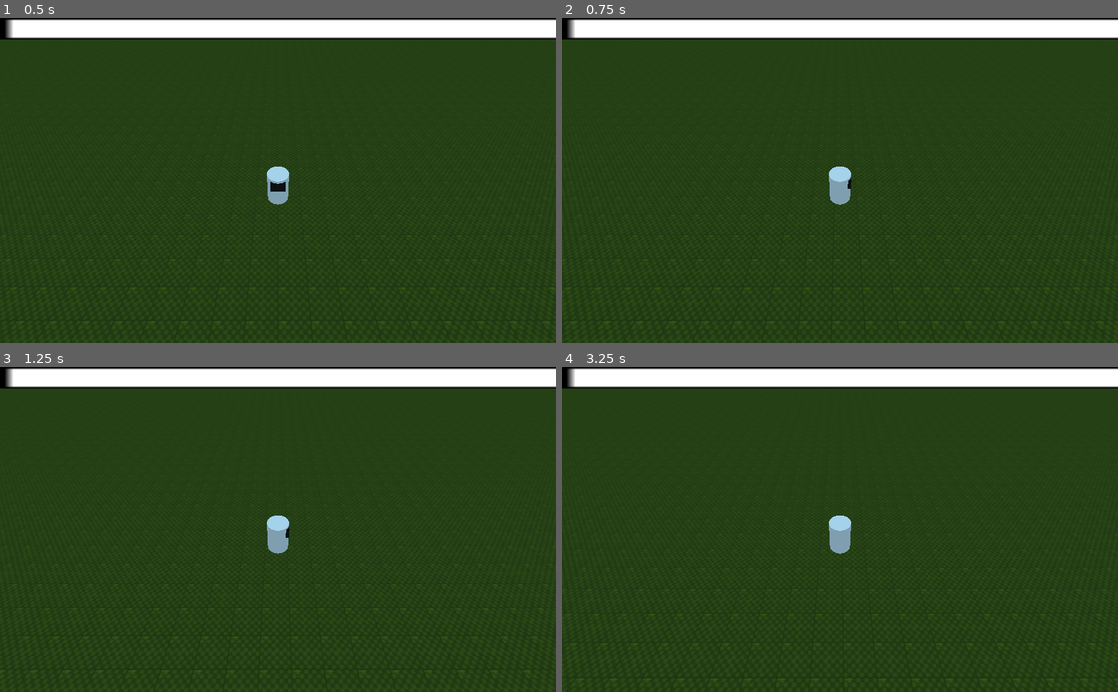
Above: before the commit, frames 1-4 (two rows, left to right).
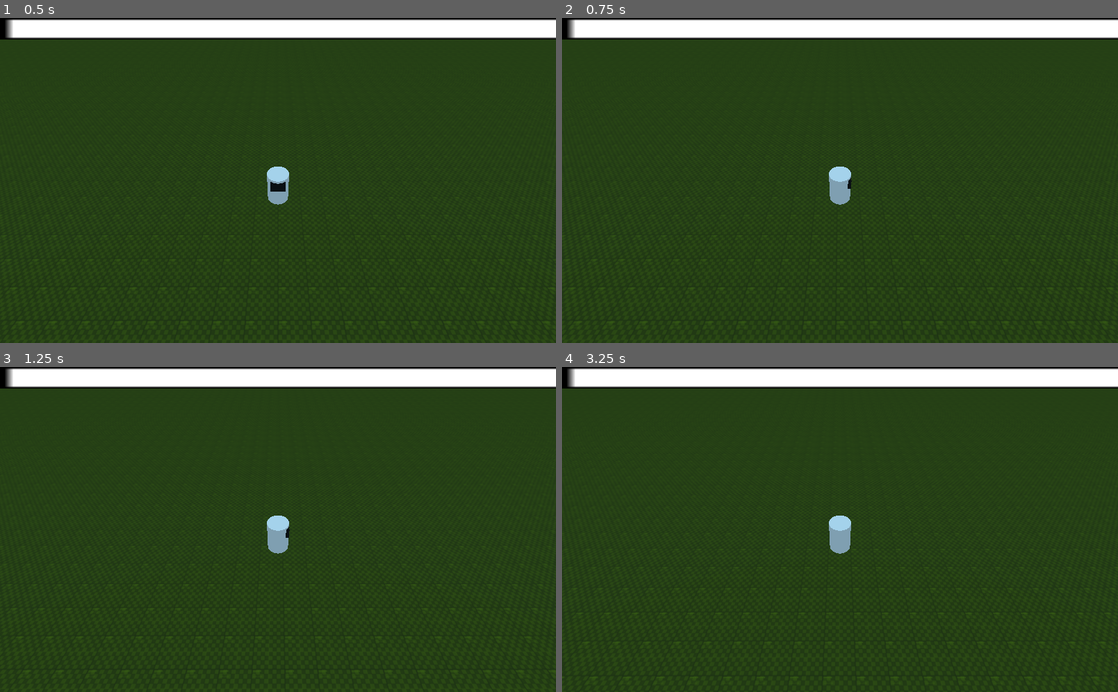
Above: after the commit, the same moments.

Repository: nwallenfang/emberguard
Game: Godot game, scene res://Prototyping/TestLevel.tscn
Two runs of this game, one before a commit and one after it. Both use one fixed random seed, a clock stepped at 60 frames per second and the inputs below.
Inputs:
- Up to frame 1 (0.5 s): no input
- Up to frame 2 (0.75 s): tap Enter at 0.5 s; hold D (move_right) from 0.53 s (still down)
- Up to frame 3 (1.25 s): keep holding D (move_right)
- Up to frame 4 (3.25 s): release D (move_right) at 1.28 s; hold S (move_back) 1.28-2.03 s; hold D (move_right) 2.03-2.78 s; hold W (move_forward) from 2.78 s (still down)

Frame 1 is identical in both runs. In frame 2, 0.2% of the frame differs, in the area x 0-100%, y 55-95%; in frame 3, 0.1%; in frame 4, 0.4%, in the area x 0-100%, y 55-98%.

Commit message:
normalize movevement vector

Diff:
--- a/Logic/Player.gd
+++ b/Logic/Player.gd
@@ -10,7 +10,7 @@
 
 # movement parameters
 export var CONTROLS_ENABLED := true
-export var move_acceleration = 200.0
+export var move_acceleration = 100.0
 export var dash_acceleration = 3000.0
 export var air_acceleration = 120.0
 export var jump_total_acceleration = 7200.0
@@ -31,6 +31,7 @@
 	move_direction.x = Input.get_action_strength("move_right") - Input.get_action_strength("move_left")
 	move_direction.z = Input.get_action_strength("move_back") - Input.get_action_strength("move_forward")
 
+	move_direction = move_direction.normalized()
 
 	add_acceleration(move_acceleration * move_direction)
 
